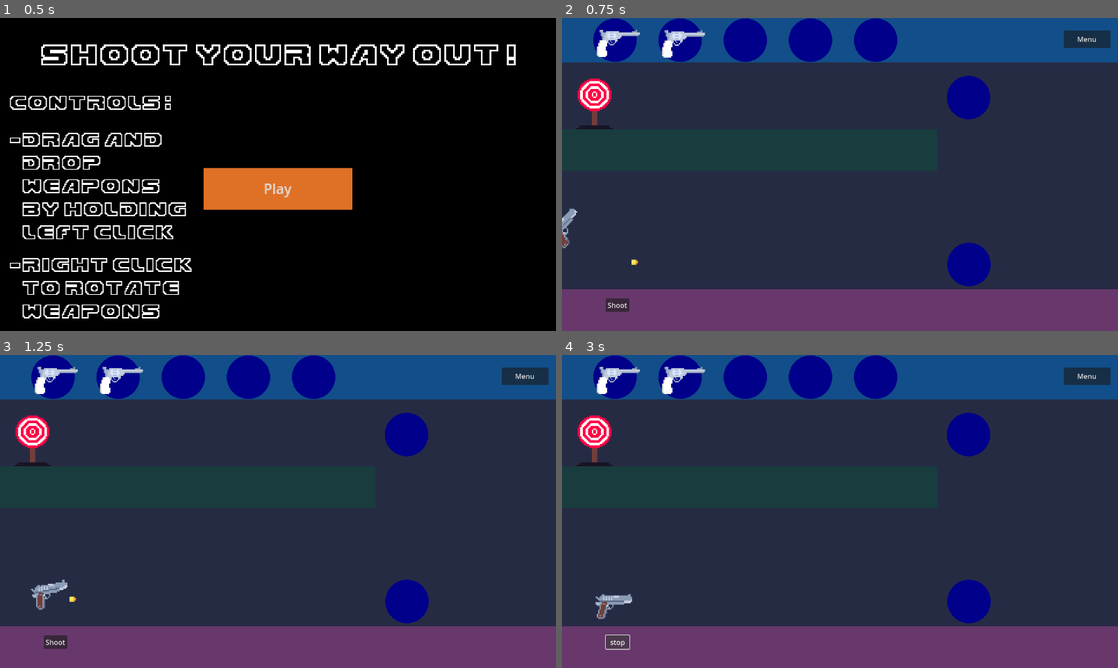
Above: before the commit, frames 1-4 (two rows, left to right).
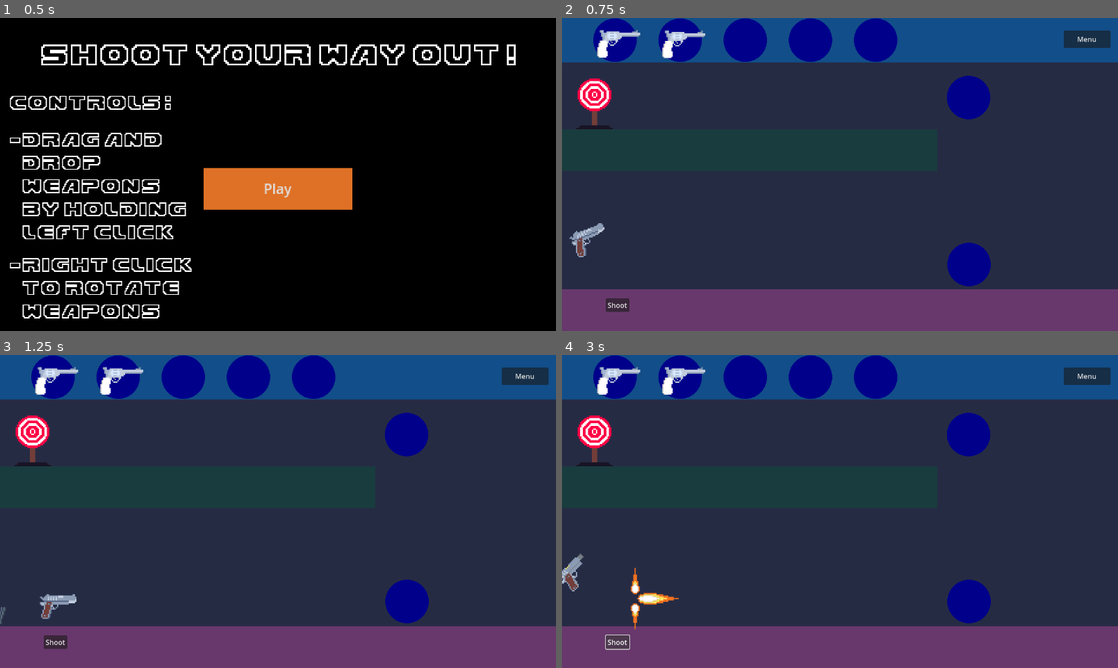
Above: after the commit, the same moments.

Repository: AmarHadj/shoot-your-way-out
Game: Godot game, scene res://Scenes/Menu.tscn
The game is run twice, just before and just after one commit, with the same random seed, the same clock (stepped at 60 frames per second) and the same inputs.
Inputs:
- Up to frame 1 (0.5 s): no input
- Up to frame 2 (0.75 s): click "Play" at 0.5 s
- Up to frame 3 (1.25 s): no input
- Up to frame 4 (3 s): click "Shoot" at 1.25 s; click "stop" (after the commit: "Shoot") at 2 s; click "Shoot" at 2.75 s

Frame 1 is identical in both runs. In frame 2, 0.6% of the frame differs, in the area x 0-26%, y 3-79%; in frame 3, 0.7%; in frame 4, 1.1%, in the area x 0-26%, y 3-94%.

Commit message:
weapons sounds and animations implemented

Diff:
--- a/Assets/Bullet.tscn
+++ b/Assets/Bullet.tscn
@@ -9,6 +9,7 @@
 [sub_resource type="RectangleShape2D" id="RectangleShape2D_h6ps5"]
 
 [node name="Bullet" type="CharacterBody2D" groups=["Bullets"]]
+z_index = -1
 collision_layer = 2
 script = ExtResource("1_0v6cr")
 
@@ -27,4 +28,10 @@
 position = Vector2(0, -4)
 target_position = Vector2(17, 0)
 
+[node name="knife_animation_ray_cast" type="RayCast2D" parent="."]
+rotation = 4.71239
+target_position = Vector2(9.18216e-07, 77)
+collision_mask = 32
+collide_with_areas = true
+
 [connection signal="area_entered" from="Area2D" to="." method="_on_area_2d_area_entered"]
--- a/Assets/Knife.tscn
+++ b/Assets/Knife.tscn
@@ -1,21 +1,69 @@
-[gd_scene load_steps=7 format=3 uid="uid://drruxylt3ith"]
+[gd_scene load_steps=14 format=3 uid="uid://drruxylt3ith"]
 
 [ext_resource type="Script" path="res://scripts/weapon.gd" id="1_oj7o1"]
-[ext_resource type="Texture2D" uid="uid://cds8wrrpf4kqt" path="res://Art/knife.png" id="2_xylg2"]
+[ext_resource type="Texture2D" uid="uid://bigdcs5jfrpv2" path="res://Art/animation-Sheet.png" id="2_ig5cl"]
+[ext_resource type="AudioStream" uid="uid://btvjryqumc64q" path="res://SFX/knife-slice-41231.mp3" id="3_v00ui"]
 
-[sub_resource type="AtlasTexture" id="AtlasTexture_b55ui"]
-atlas = ExtResource("2_xylg2")
-region = Rect2(0, 0, 144, 144)
+[sub_resource type="AtlasTexture" id="AtlasTexture_i1ql0"]
+atlas = ExtResource("2_ig5cl")
+region = Rect2(0, 0, 288, 288)
+
+[sub_resource type="AtlasTexture" id="AtlasTexture_f4mvx"]
+atlas = ExtResource("2_ig5cl")
+region = Rect2(576, 0, 288, 288)
+
+[sub_resource type="AtlasTexture" id="AtlasTexture_votax"]
+atlas = ExtResource("2_ig5cl")
+region = Rect2(864, 0, 288, 288)
+
+[sub_resource type="AtlasTexture" id="AtlasTexture_42bxj"]
+atlas = ExtResource("2_ig5cl")
+region = Rect2(1152, 0, 288, 288)
+
+[sub_resource type="AtlasTexture" id="AtlasTexture_t07j7"]
+atlas = ExtResource("2_ig5cl")
+region = Rect2(1440, 0, 288, 288)
+
+[sub_resource type="AtlasTexture" id="AtlasTexture_mxmev"]
+atlas = ExtResource("2_ig5cl")
+region = Rect2(1728, 0, 288, 288)
+
+[sub_resource type="AtlasTexture" id="AtlasTexture_fr70c"]
+atlas = ExtResource("2_ig5cl")
+region = Rect2(0, 0, 288, 288)
 
 [sub_resource type="SpriteFrames" id="SpriteFrames_u2s54"]
 animations = [{
 "frames": [{
 "duration": 1.0,
-"texture": SubResource("AtlasTexture_b55ui")
+"texture": SubResource("AtlasTexture_i1ql0")
 }],
 "loop": true,
 "name": &"default",
 "speed": 5.0
+}, {
+"frames": [{
+"duration": 1.0,
+"texture": SubResource("AtlasTexture_f4mvx")
+}, {
+"duration": 1.0,
+"texture": SubResource("AtlasTexture_votax")
+}, {
+"duration": 1.0,
+"texture": SubResource("AtlasTexture_42bxj")
+}, {
+"duration": 1.0,
+"texture": SubResource("AtlasTexture_t07j7")
+}, {
+"duration": 1.0,
+"texture": SubResource("AtlasTexture_mxmev")
+}, {
+"duration": 1.0,
+"texture": SubResource("AtlasTexture_fr70c")
+}],
+"loop": false,
+"name": &"slash",
+"speed": 10.0
 }]
 
 [sub_resource type="CircleShape2D" id="CircleShape2D_cy3iy"]
@@ -30,8 +78,11 @@
 
 [node name="AnimatedSprite2D" type="AnimatedSprite2D" parent="."]
 sprite_frames = SubResource("SpriteFrames_u2s54")
+animation = &"slash"
+autoplay = "default"
 
 [node name="cut_area" type="Area2D" parent="AnimatedSprite2D"]
+collision_layer = 33
 
 [node name="CollisionShape2D" type="CollisionShape2D" parent="AnimatedSprite2D/cut_area"]
 position = Vector2(-2, 0)
@@ -50,4 +101,7 @@
 scale = Vector2(5.925, 5.925)
 shape = SubResource("CircleShape2D_m8n7j")
 
+[node name="SFX" type="AudioStreamPlayer2D" parent="."]
+stream = ExtResource("3_v00ui")
+
 [connection signal="input_event" from="AnimatedSprite2D/picked_area" to="." method="_on_area_2d_input_event"]
--- a/Assets/Player.tscn
+++ b/Assets/Player.tscn
@@ -1,6 +1,8 @@
-[gd_scene load_steps=29 format=3 uid="uid://c8jxhu18nruo2"]
-
+[gd_scene load_steps=42 format=3 uid="uid://c8jxhu18nruo2"]
+
+[ext_resource type="Script" path="res://scripts/player.gd" id="1_70ffl"]
 [ext_resource type="Texture2D" uid="uid://c8x5v32jxy587" path="res://Art/player_sprite_sheet.png" id="1_l2y1l"]
+[ext_resource type="AudioStream" uid="uid://ctftb7va8kqou" path="res://SFX/Pistol_shot.mp3" id="3_rofhi"]
 
 [sub_resource type="AtlasTexture" id="AtlasTexture_maqg1"]
 atlas = ExtResource("1_l2y1l")
@@ -105,6 +107,50 @@
 [sub_resource type="AtlasTexture" id="AtlasTexture_hrlhf"]
 atlas = ExtResource("1_l2y1l")
 region = Rect2(864, 576, 288, 288)
+
+[sub_resource type="AtlasTexture" id="AtlasTexture_ew32o"]
+atlas = ExtResource("1_l2y1l")
+region = Rect2(0, 1152, 288, 288)
+
+[sub_resource type="AtlasTexture" id="AtlasTexture_sgfo4"]
+atlas = ExtResource("1_l2y1l")
+region = Rect2(288, 1152, 288, 288)
+
+[sub_resource type="AtlasTexture" id="AtlasTexture_3ntix"]
+atlas = ExtResource("1_l2y1l")
+region = Rect2(576, 1152, 288, 288)
+
+[sub_resource type="AtlasTexture" id="AtlasTexture_m6mi8"]
+atlas = ExtResource("1_l2y1l")
+region = Rect2(864, 1152, 288, 288)
+
+[sub_resource type="AtlasTexture" id="AtlasTexture_lw0tf"]
+atlas = ExtResource("1_l2y1l")
+region = Rect2(1152, 1152, 288, 288)
+
+[sub_resource type="AtlasTexture" id="AtlasTexture_4ugge"]
+atlas = ExtResource("1_l2y1l")
+region = Rect2(1440, 1152, 288, 288)
+
+[sub_resource type="AtlasTexture" id="AtlasTexture_7xird"]
+atlas = ExtResource("1_l2y1l")
+region = Rect2(1728, 1152, 288, 288)
+
+[sub_resource type="AtlasTexture" id="AtlasTexture_3v8pe"]
+atlas = ExtResource("1_l2y1l")
+region = Rect2(2016, 1152, 288, 288)
+
+[sub_resource type="AtlasTexture" id="AtlasTexture_fsf0b"]
+atlas = ExtResource("1_l2y1l")
+region = Rect2(2304, 1152, 288, 288)
+
+[sub_resource type="AtlasTexture" id="AtlasTexture_ignpa"]
+atlas = ExtResource("1_l2y1l")
+region = Rect2(2592, 1152, 288, 288)
+
+[sub_resource type="AtlasTexture" id="AtlasTexture_ysxfs"]
+atlas = ExtResource("1_l2y1l")
+region = Rect2(2880, 1152, 288, 288)
 
 [sub_resource type="SpriteFrames" id="SpriteFrames_u2s54"]
 animations = [{
@@ -176,6 +222,9 @@
 "texture": SubResource("AtlasTexture_etao6")
 }, {
 "duration": 1.0,
+"texture": SubResource("AtlasTexture_etao6")
+}, {
+"duration": 1.0,
 "texture": SubResource("AtlasTexture_ojfbl")
 }, {
 "duration": 1.0,
@@ -188,16 +237,60 @@
 "texture": SubResource("AtlasTexture_hrlhf")
 }],
 "loop": false,
-"name": &"default",
-"speed": 10.0
+"name": &"Default",
+"speed": 12.0
+}, {
+"frames": [{
+"duration": 1.0,
+"texture": SubResource("AtlasTexture_ew32o")
+}, {
+"duration": 1.0,
+"texture": SubResource("AtlasTexture_sgfo4")
+}, {
+"duration": 1.0,
+"texture": SubResource("AtlasTexture_3ntix")
+}, {
+"duration": 1.0,
+"texture": SubResource("AtlasTexture_m6mi8")
+}, {
+"duration": 1.0,
+"texture": SubResource("AtlasTexture_lw0tf")
+}, {
+"duration": 1.0,
+"texture": SubResource("AtlasTexture_4ugge")
+}, {
+"duration": 1.0,
+"texture": SubResource("AtlasTexture_7xird")
+}, {
+"duration": 1.0,
+"texture": SubResource("AtlasTexture_3v8pe")
+}, {
+"duration": 1.0,
+"texture": SubResource("AtlasTexture_fsf0b")
+}, {
+"duration": 1.0,
+"texture": SubResource("AtlasTexture_ignpa")
+}, {
+"duration": 1.0,
+"texture": SubResource("AtlasTexture_ysxfs")
+}],
+"loop": false,
+"name": &"Shoot",
+"speed": 14.0
 }]
 
 [node name="Player" type="Node2D"]
 z_index = 2
+script = ExtResource("1_70ffl")
 
 [node name="AnimatedSprite2D" type="AnimatedSprite2D" parent="."]
 position = Vector2(-32, 9)
 sprite_frames = SubResource("SpriteFrames_u2s54")
-autoplay = "default"
-frame = 25
+animation = &"Shoot"
+autoplay = "Default"
+frame = 10
 frame_progress = 1.0
+
+[node name="SFX_shoot" type="AudioStreamPlayer2D" parent="."]
+stream = ExtResource("3_rofhi")
+volume_db = -11.357
--- a/Assets/Revolver.tscn
+++ b/Assets/Revolver.tscn
@@ -1,21 +1,76 @@
-[gd_scene load_steps=7 format=3 uid="uid://cglgw3xivu2t4"]
+[gd_scene load_steps=15 format=3 uid="uid://cglgw3xivu2t4"]
 
-[ext_resource type="Texture2D" uid="uid://bfrd487usat6v" path="res://Art/revolver.png" id="1_1di6j"]
 [ext_resource type="Script" path="res://scripts/weapon.gd" id="1_ftlq0"]
+[ext_resource type="AudioStream" uid="uid://c7k35h74wlwvy" path="res://SFX/Revolver_shot.mp3" id="3_ihlbj"]
+[ext_resource type="Texture2D" uid="uid://c5db7rtkwaadj" path="res://Art/revolver-Sheet.png" id="3_s3vow"]
 
-[sub_resource type="AtlasTexture" id="AtlasTexture_cyaik"]
-atlas = ExtResource("1_1di6j")
-region = Rect2(0, 0, 144, 144)
+[sub_resource type="AtlasTexture" id="AtlasTexture_qx6in"]
+atlas = ExtResource("3_s3vow")
+region = Rect2(0, 0, 288, 288)
+
+[sub_resource type="AtlasTexture" id="AtlasTexture_inue4"]
+atlas = ExtResource("3_s3vow")
+region = Rect2(288, 0, 288, 288)
+
+[sub_resource type="AtlasTexture" id="AtlasTexture_quude"]
+atlas = ExtResource("3_s3vow")
+region = Rect2(576, 0, 288, 288)
+
+[sub_resource type="AtlasTexture" id="AtlasTexture_uqadt"]
+atlas = ExtResource("3_s3vow")
+region = Rect2(0, 288, 288, 288)
+
+[sub_resource type="AtlasTexture" id="AtlasTexture_62nru"]
+atlas = ExtResource("3_s3vow")
+region = Rect2(288, 288, 288, 288)
+
+[sub_resource type="AtlasTexture" id="AtlasTexture_af44q"]
+atlas = ExtResource("3_s3vow")
+region = Rect2(576, 288, 288, 288)
+
+[sub_resource type="AtlasTexture" id="AtlasTexture_vpacq"]
+atlas = ExtResource("3_s3vow")
+region = Rect2(0, 576, 288, 288)
+
+[sub_resource type="AtlasTexture" id="AtlasTexture_ndpe4"]
+atlas = ExtResource("3_s3vow")
+region = Rect2(0, 0, 288, 288)
 
 [sub_resource type="SpriteFrames" id="SpriteFrames_u2s54"]
 animations = [{
 "frames": [{
 "duration": 1.0,
-"texture": SubResource("AtlasTexture_cyaik")
+"texture": SubResource("AtlasTexture_qx6in")
 }],
-"loop": true,
+"loop": false,
 "name": &"default",
-"speed": 5.0
+"speed": 10.0
+}, {
+"frames": [{
+"duration": 1.0,
+"texture": SubResource("AtlasTexture_inue4")
+}, {
+"duration": 1.0,
+"texture": SubResource("AtlasTexture_quude")
+}, {
+"duration": 1.0,
+"texture": SubResource("AtlasTexture_uqadt")
+}, {
+"duration": 1.0,
+"texture": SubResource("AtlasTexture_62nru")
+}, {
+"duration": 1.0,
+"texture": SubResource("AtlasTexture_af44q")
+}, {
+"duration": 1.0,
+"texture": SubResource("AtlasTexture_vpacq")
+}, {
+"duration": 1.0,
+"texture": SubResource("AtlasTexture_ndpe4")
+}],
+"loop": false,
+"name": &"shoot",
+"speed": 10.0
 }]
 
 [sub_resource type="CircleShape2D" id="CircleShape2D_cy3iy"]
@@ -28,23 +83,30 @@
 z_index = 2
 position = Vector2(2, 1)
 script = ExtResource("1_ftlq0")
+is_revolver = true
 
 [node name="AnimatedSprite2D" type="AnimatedSprite2D" parent="."]
+position = Vector2(25, -8)
 sprite_frames = SubResource("SpriteFrames_u2s54")
 
 [node name="shoot_area" type="Area2D" parent="AnimatedSprite2D"]
 
 [node name="CollisionShape2D" type="CollisionShape2D" parent="AnimatedSprite2D/shoot_area"]
+position = Vector2(-25, 8)
 shape = SubResource("CircleShape2D_cy3iy")
 
 [node name="barrel" type="Marker2D" parent="AnimatedSprite2D/shoot_area"]
-position = Vector2(11, -13)
+position = Vector2(11, -6)
 
 [node name="picked_area" type="Area2D" parent="AnimatedSprite2D"]
 
 [node name="CollisionShape2D" type="CollisionShape2D" parent="AnimatedSprite2D/picked_area"]
-position = Vector2(2, -2)
+position = Vector2(-25, 8)
 scale = Vector2(5.925, 5.925)
 shape = SubResource("CircleShape2D_m8n7j")
 
+[node name="SFX" type="AudioStreamPlayer2D" parent="."]
+stream = ExtResource("3_ihlbj")
+volume_db = -11.0
+
 [connection signal="input_event" from="AnimatedSprite2D/picked_area" to="." method="_on_area_2d_input_event"]
--- a/scripts/Observer.gd
+++ b/scripts/Observer.gd
@@ -7,6 +7,7 @@
 var targets
 var bullets
 var bullet_packed = load("res://Assets/Bullet.tscn")
+
 
 
 #set the phase to shooting phase
@@ -30,9 +31,9 @@
 		bullet.global_position.y = positiony
 		bullet.set_rotation_degrees(rotation)
 		bullet.set_movment(speedx, speedy)
-		bullet.z_index = 1
+		bullet.z_index = 0
 		bullets.append(bullet)
-		add_child(bullet)
+		call_deferred("add_child", bullet)
 
 func verify_win():
 	for target in targets :
--- a/scripts/bullet.gd
+++ b/scripts/bullet.gd
@@ -1,6 +1,6 @@
 extends CharacterBody2D
 @onready var lose_ray_cast: RayCast2D = $Lose_ray_cast
-
+@onready var knife_animation_ray_cast: RayCast2D = $knife_animation_ray_cast
 
 
 const SPEED = 800 # set to 800 for the final result
@@ -14,6 +14,7 @@
 
 func _physics_process(delta):
 	if Observer.shootingPhase:
+		z_index = 1
 		if x_movment == 0 and y_movment == 0 and self.get_rotation_degrees() == 0:
 			velocity.x = SPEED
 		elif x_movment == 0 and y_movment == 0 and self.get_rotation_degrees() < 0:
@@ -29,6 +30,10 @@
 			Observer.bullets.erase(self)
 			Observer.verify_win()
 			queue_free()
+		#if knife_animation_ray_cast.is_colliding():
+			#var knife_touched = knife_animation_ray_cast.get_collider().get_parent().get_parent()
+			#knife_touched.slash_animation()
+			#print("test")
 
 func _on_area_2d_area_entered(area: Area2D):
 	if area.name == "shoot_area" and !area.get_parent().get_parent().get_used():
--- /dev/null
+++ b/scripts/player.gd
@@ -0,0 +1,16 @@
+extends Node2D
+@onready var animated_sprite_2d: AnimatedSprite2D = $AnimatedSprite2D
+@onready var sfx_shoot: AudioStreamPlayer2D = $SFX_shoot
+
+var is_shooting
+
+func _process(delta):
+	if animated_sprite_2d.is_playing() and is_shooting:
+		if animated_sprite_2d.get_frame() == 1 :
+			Observer.set_phase_to_shoot()
+			sfx_shoot.play()
+			is_shooting = false
+
+func shoot_animation():
+	animated_sprite_2d.play("Shoot")
+	is_shooting = true
--- a/scripts/shoot_button.gd
+++ b/scripts/shoot_button.gd
@@ -1,18 +1,7 @@
 extends Node2D
-
-var need_changed_text = false
-
-func _process(delta):
-	if !Observer.shootingPhase and need_changed_text:
-		self.get_child(0).set_text("Shoot")
-
+@onready var player: Node2D = $"../Player"
 
 # This code will switch into shoot mode and the player will see the results of his guns placement
 func _on_button_pressed() -> void:
-	if !Observer.win:
-		Observer.set_phase_to_shoot()
-		if Observer.shootingPhase:
-			self.get_child(0).set_text("stop")
-			need_changed_text = true
-		if !Observer.shootingPhase:
-			self.get_child(0).set_text("shoot")
+	if !Observer.win and !Observer.shootingPhase:
+		player.shoot_animation()
--- a/scripts/weapon.gd
+++ b/scripts/weapon.gd
@@ -1,5 +1,8 @@
 extends Node2D
 @onready var weapon_type: Node2D = $"."
+@onready var animated_sprite_2d: AnimatedSprite2D = $AnimatedSprite2D
+@onready var sfx: AudioStreamPlayer2D = $SFX
+@export var is_revolver = false
 
 const min_dist = 50 # the minimum distance for a weapon to be at a weapon slot to get attached at it
 var new_position = -1 #represent the position on the weapon slots array where the weapon will be placed
@@ -65,6 +68,11 @@
 	inventory_slot = inventory_slot_choosed
 
 func set_used_true():
+	if is_revolver:
+		animated_sprite_2d.play("shoot")
+	else:
+		animated_sprite_2d.play("slash")
+	sfx.play()
 	used = true
 
 func get_used():
Binary file added: Art/animation-Sheet.png
Not shown, added: Art/animation-Sheet.png.import
Binary file changed: Art/player_sprite_sheet.png
Binary file added: Art/revolver-Sheet.png
Not shown, added: Art/revolver-Sheet.png.import
Not shown, added: SFX/Pistol_shot.mp3.import
Not shown, added: SFX/Revolver_shot.mp3.import
Not shown, added: SFX/knife-slice-41231.mp3.import
Not shown, added: SFX/Pistol_shot.mp3
Not shown, added: SFX/Revolver_shot.mp3
Not shown, added: SFX/knife-slice-41231.mp3
